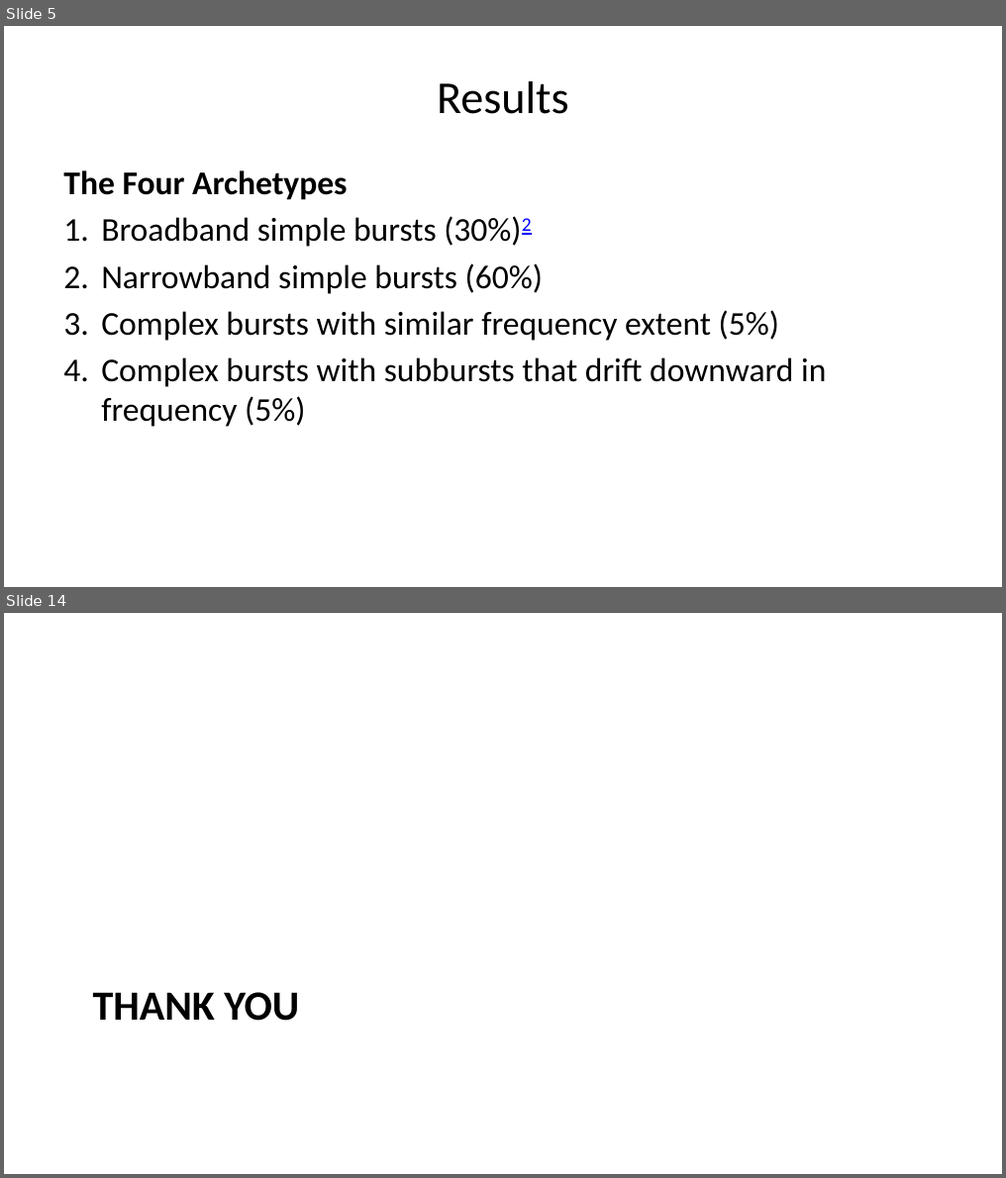
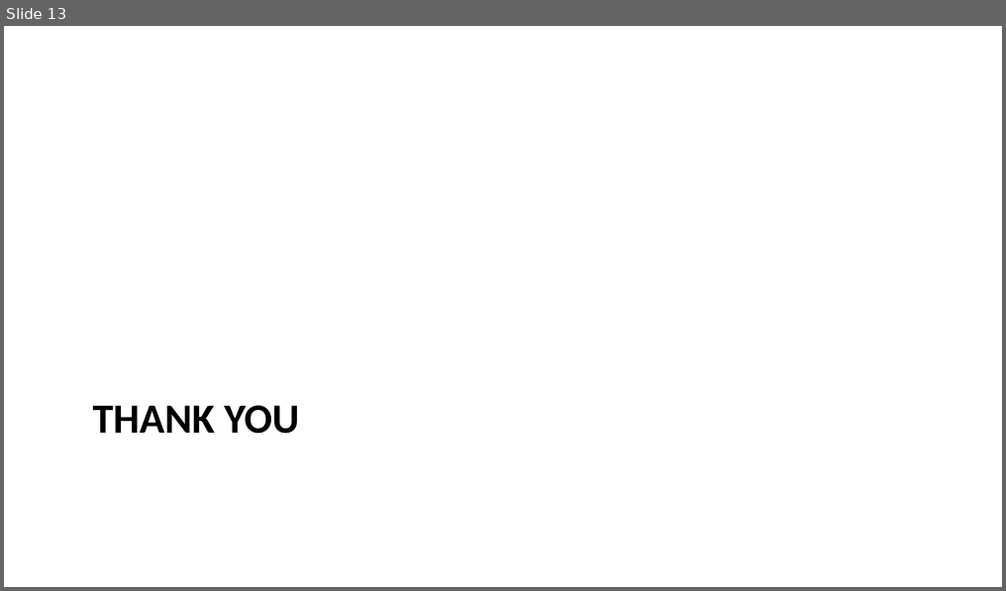
Before and after one commit to Thaza-Kun/sarjana, a slide deck: docs/slides/andersen_2023/slides.pptx. Shown one above the other, each under a label of ours: slides 5 and 14 before the commit, slide 13 after it; the slides between them are not shown. The pictures are 1006x1178 and 1006x591 pixels, drawn with LibreOffice and Linux fonts; fonts in the diff are those of the drawing; background and template pictures are left out. Boxes give left, top, right and bottom in pixels: in the first picture for what was removed or moved away, otherwise in the second. Text is boxed around its words. In the diff, an @@ line names an element or a change of style, - is before the commit and + after.

```diff
--- a/docs/slides/andersen_2023/slides.pptx
+++ b/docs/slides/andersen_2023/slides.pptx
@@ slide 5 removed at bbox=[4, 26, 1002, 587], background picture (left out) @@
@@ title removed at bbox=[437, 81, 569, 114] @@
-Results
@@ text removed at bbox=[63, 171, 826, 427] @@
-The Four Archetypes
-1. Broadband simple bursts (30%)2
-2. Narrowband simple bursts (60%)
-3. Complex bursts with similar frequency extent (5%)
-4. Complex bursts with subbursts that drift downward in frequency (5%)
@@ what was slide 14 is now slide 13 @@
```
Also in this commit, not shown: 3 slides changed, 12 slides added, 11 other slides removed, 20 other files.
